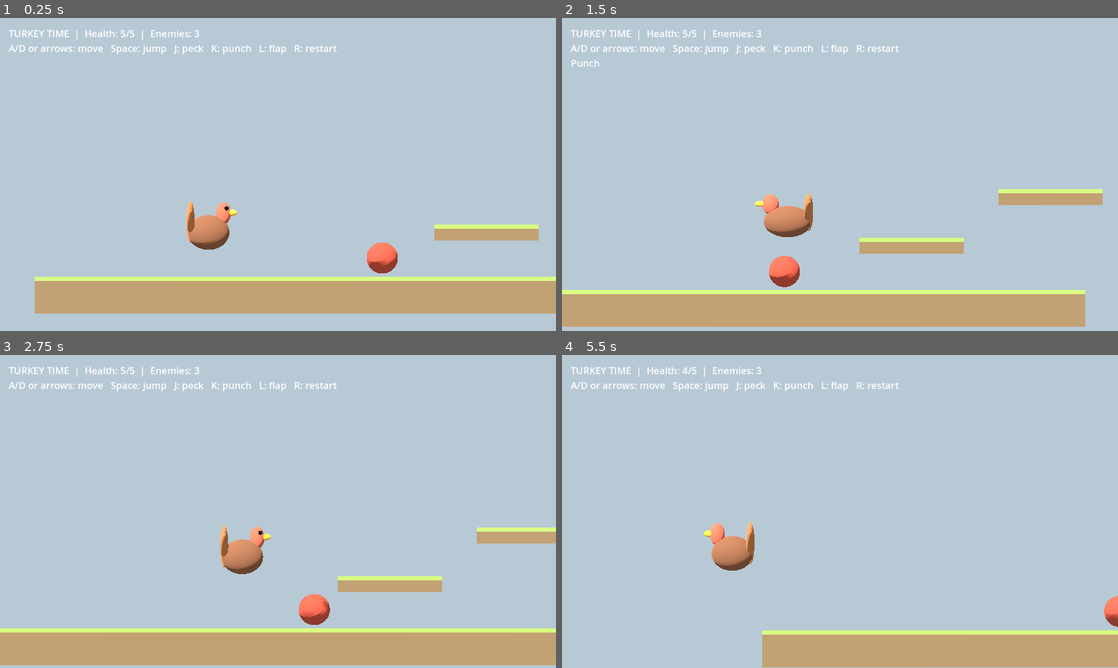
Above: before the commit, frames 1-4 (two rows, left to right).
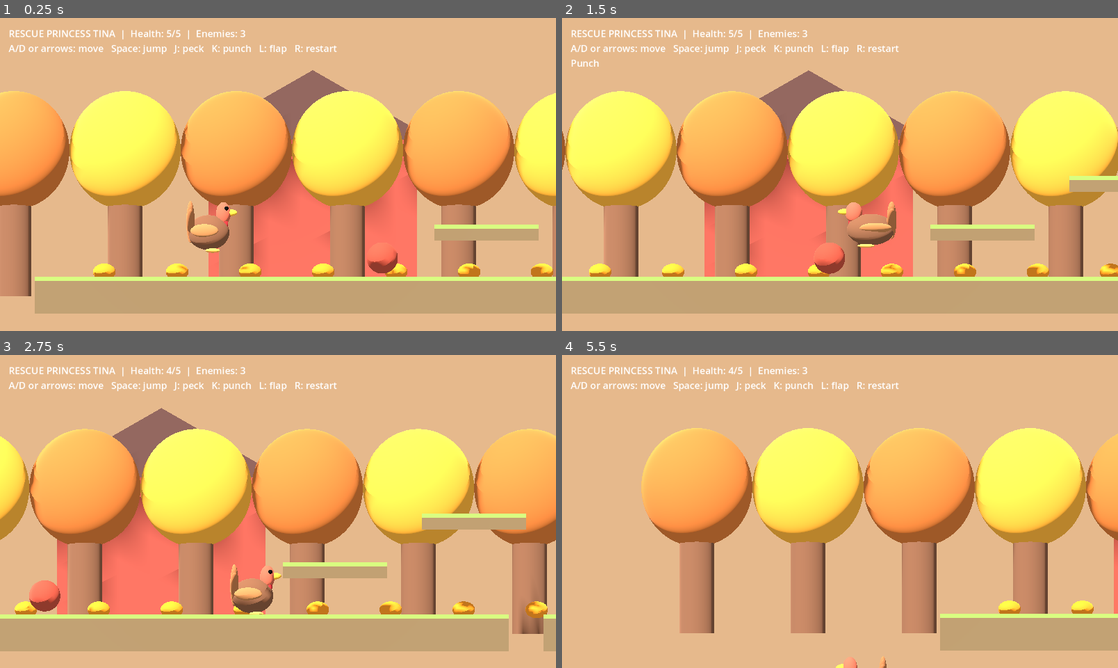
Above: after the commit, the same moments.

Repository: bowr39/TurkeyTime
Game: Godot game, scene res://main.tscn
The game is run twice, just before and just after one commit, with the same random seed, the same clock (stepped at 60 frames per second) and the same inputs.
Inputs (mouse positions are in pixels of both pictures, inside the frame that each line leads up to):
- Up to frame 1 (0.25 s): no input
- Up to frame 2 (1.5 s): move the mouse to (962, 158) at 0.52 s; hold D 0.53-1.28 s; tap J at 0.6 s; click (962, 158) at 0.67 s; tap Space at 0.77, 1.07 s; tap K at 0.8, 1.35 s; move the mouse to (728, 190) at 1.27 s; hold A from 1.28 s (still down); click (728, 190) at 1.42 s
- Up to frame 3 (2.75 s): tap Space at 1.52, 1.82 s; tap L at 1.55, 2.1 s; move the mouse to (333, 442) at 2.02 s; release A at 2.03 s; hold D from 2.03 s (still down); hold Space from 2.03 s (still down); click (333, 442) at 2.17 s
- Up to frame 4 (5.5 s): move the mouse to (812, 574) at 2.77 s; release Space at 2.78 s; tap Space at 2.85, 3.02, 3.32, 3.77, 4.07, 4.52, 4.82 s; click (812, 574) at 2.92 s; tap J at 3.05, 3.6 s; move the mouse to (1006, 558) at 3.52 s; release D at 3.53 s; hold A from 3.53 s (still down); click (1006, 558) at 3.67 s; tap K at 3.8, 4.35 s; move the mouse to (673, 464) at 4.27 s; click (673, 464) at 4.42 s; tap L at 4.55, 5.1 s; move the mouse to (867, 511) at 5.02 s; hold Space from 5.03 s (still down); click (867, 511) at 5.17 s

The runs differ from the first frame. In frame 1, 87% of the frame differs, in the area x 0-100%, y 0-100%; in frame 2, 93%; in frame 3, 94%; in frame 4, 98%.

Commit message:
Phase 1.5 first pass: farm scenery, movement, wings, checkpoint and input

Diff:
--- a/main.gd
+++ b/main.gd
@@ -13,6 +13,11 @@
 var attack_timer := 0.0
 var previous := {}
 var spawn := Vector3(0, 2, 0)
+var coyote := 0.0
+var jump_buffer := 0.0
+var checkpoint := false
+var clock := 0.0
+var wings: Array[Node3D] = []
 
 func mesh(parent: Node3D, shape: Mesh, pos: Vector3, color: Color) -> MeshInstance3D:
 	var m := MeshInstance3D.new()
@@ -61,7 +66,7 @@
 	var env := WorldEnvironment.new()
 	env.environment = Environment.new()
 	env.environment.background_mode = Environment.BG_COLOR
-	env.environment.background_color = Color("#b7c9d5")
+	env.environment.background_color = Color("#e6b98c")
 	env.environment.ambient_light_source = Environment.AMBIENT_SOURCE_COLOR
 	env.environment.ambient_light_color = Color.WHITE
 	env.environment.ambient_light_energy = 0.7
@@ -76,6 +81,21 @@
 	platform(Vector3(8,1.3,0),Vector3(3,0.4,3))
 	platform(Vector3(12,2.7,0),Vector3(3,0.4,3))
 	platform(Vector3(30,1.2,0),Vector3(3,0.4,3))
+	for i in range(19):
+		var x := float(i)*3.2-12.0
+		var trunk := CylinderMesh.new()
+		trunk.height = 3.8
+		mesh(self,trunk,Vector3(x,1.4,-6),Color("#76503b"))
+		ball(self,Vector3(x,3.7,-6),Vector3(3.2,3.4,2.6),Color("#b96932") if i%2==0 else Color("#d99b36"))
+	for i in range(15):
+		ball(self,Vector3(float(i)*2.1-3,0.2,-1.6),Vector3(0.65,0.48,0.65),Color("#e28a25"))
+	var barn := BoxMesh.new()
+	barn.size = Vector3(6,4,2)
+	mesh(self,barn,Vector3(3,2,-8),Color("#9a463b"))
+	var roof := PrismMesh.new()
+	roof.size = Vector3(7,2,3)
+	mesh(self,roof,Vector3(3,5,-8),Color("#583d38"))
+	ball(self,Vector3(17,0.3,-0.8),Vector3(1.2,0.35,0.8),Color("#e8cb71"))
 	player = actor(spawn)
 	turkey = Node3D.new()
 	player.add_child(turkey)
@@ -83,6 +103,10 @@
 	ball(turkey,Vector3(0.43,0.55,0),Vector3(0.42,0.65,0.42),Color("#b95c46"))
 	ball(turkey,Vector3(0.63,0.57,0),Vector3(0.4,0.2,0.22),Color("#e8aa38"))
 	ball(turkey,Vector3(0.52,0.69,0.18),Vector3(0.12,0.12,0.12),Color.BLACK)
+	for side in [-1.0,1.0]:
+		wings.append(ball(turkey,Vector3(-0.12,0.05,side*0.4),Vector3(0.8,0.38,0.22),Color("#ad7547")))
+		ball(turkey,Vector3(0.12,-0.52,side*0.23),Vector3(0.42,0.13,0.18),Color("#e2a24b"))
+	ball(turkey,Vector3(0.48,0.26,0.05),Vector3(0.18,0.35,0.18),Color("#a82e31"))
 	for i in range(7):
 		var feather := ball(turkey,Vector3(-0.52,0.3,float(i-3)*0.16),Vector3(0.24,1.2,0.23),Color("#a66a42"))
 		feather.rotation_degrees.x = float(i-3)*18
@@ -130,25 +154,47 @@
 	cooldown = maxf(0,cooldown-dt)
 	invulnerable = maxf(0,invulnerable-dt)
 	attack_timer = maxf(0,attack_timer-dt)
+	clock += dt
 	var axis := float(Input.is_physical_key_pressed(KEY_D) or Input.is_physical_key_pressed(KEY_RIGHT))-float(Input.is_physical_key_pressed(KEY_A) or Input.is_physical_key_pressed(KEY_LEFT))
-	player.velocity.x = move_toward(player.velocity.x,axis*6.0,40*dt)
+	if absf(axis)<0.1:
+		axis = Input.get_joy_axis(0,JOY_AXIS_LEFT_X)
+		if absf(axis)<0.2:
+			axis = 0
+	player.velocity.x = move_toward(player.velocity.x,axis*7.0,55*dt)
 	if axis != 0:
 		facing = signf(axis)
 	turkey.rotation.y = 0 if facing > 0 else PI
 	var jump := pressed(KEY_SPACE)
-	if not player.is_on_floor():
+	if jump or Input.is_joy_button_pressed(0,JOY_BUTTON_A):
+		jump_buffer = 0.13
+	else:
+		jump_buffer = maxf(0,jump_buffer-dt)
+	if player.is_on_floor():
+		coyote = 0.12
+	else:
+		coyote = maxf(0,coyote-dt)
 		player.velocity.y -= 20*dt
-	elif jump:
-		player.velocity.y = 9
+	if jump_buffer>0 and coyote>0:
+		player.velocity.y = 10
+		coyote = 0
+		jump_buffer = 0
+	if player.velocity.y>3 and not Input.is_physical_key_pressed(KEY_SPACE) and not Input.is_joy_button_pressed(0,JOY_BUTTON_A):
+		player.velocity.y = move_toward(player.velocity.y,3,35*dt)
 	player.move_and_slide()
 	player.position.z = 0
-	if pressed(KEY_J):
+	if pressed(KEY_J) or Input.is_mouse_button_pressed(MOUSE_BUTTON_LEFT) or Input.is_joy_button_pressed(0,JOY_BUTTON_X):
 		attack("Peck",1.3,1,3)
-	if pressed(KEY_K):
+	if pressed(KEY_K) or Input.is_mouse_button_pressed(MOUSE_BUTTON_RIGHT) or Input.is_joy_button_pressed(0,JOY_BUTTON_Y):
 		attack("Punch",1.6,2,7)
-	if pressed(KEY_L):
+	if pressed(KEY_L) or Input.is_joy_button_pressed(0,JOY_BUTTON_B):
 		attack("Flap",3.5,0,12)
 	turkey.scale = Vector3(1.15,0.9,1) if attack_timer > 0 else Vector3.ONE
+	for wing in wings:
+		wing.rotation.x = sin(clock*24)*0.7 if attack_timer>0 else 0.1*sin(clock*3)
+	if not checkpoint and absf(player.position.x-17)<1.2 and player.position.y<2:
+		checkpoint = true
+		spawn = Vector3(17,2,0)
+		hp = 5
 	for e in enemies:
 		var home: float = e.get_meta("home")
 		var target := player.position.x if absf(player.position.x-home)<3 else home
@@ -164,11 +210,13 @@
 			invulnerable = 1.2
 			player.velocity = Vector3(-facing*6,5,0)
 	if player.position.y < -8 or hp <= 0:
-		get_tree().reload_current_scene()
-		return
+		player.position = spawn
+		player.velocity = Vector3.ZERO
+		hp = 5
+		invulnerable = 1.5
 	if pressed(KEY_R):
 		get_tree().reload_current_scene()
 		return
-	camera.position.x = lerpf(camera.position.x,player.position.x+2,dt*5)
+	camera.position.x = lerpf(camera.position.x,player.position.x+facing*2,dt*5)
 	camera.position.y = lerpf(camera.position.y,maxf(3,player.position.y+1),dt*5)
-	hud.text = "TURKEY TIME  |  Health: %d/5  |  Enemies: %d\nA/D or arrows: move   Space: jump   J: peck   K: punch   L: flap   R: restart\n%s" % [hp,enemies.size(),attack_name if attack_timer>0 else ""]
+	hud.text = "RESCUE PRINCESS TINA  |  Health: %d/5  |  Enemies: %d\nA/D or arrows: move   Space: jump   J: peck   K: punch   L: flap   R: restart\n%s" % [hp,enemies.size(),attack_name if attack_timer>0 else ""]
